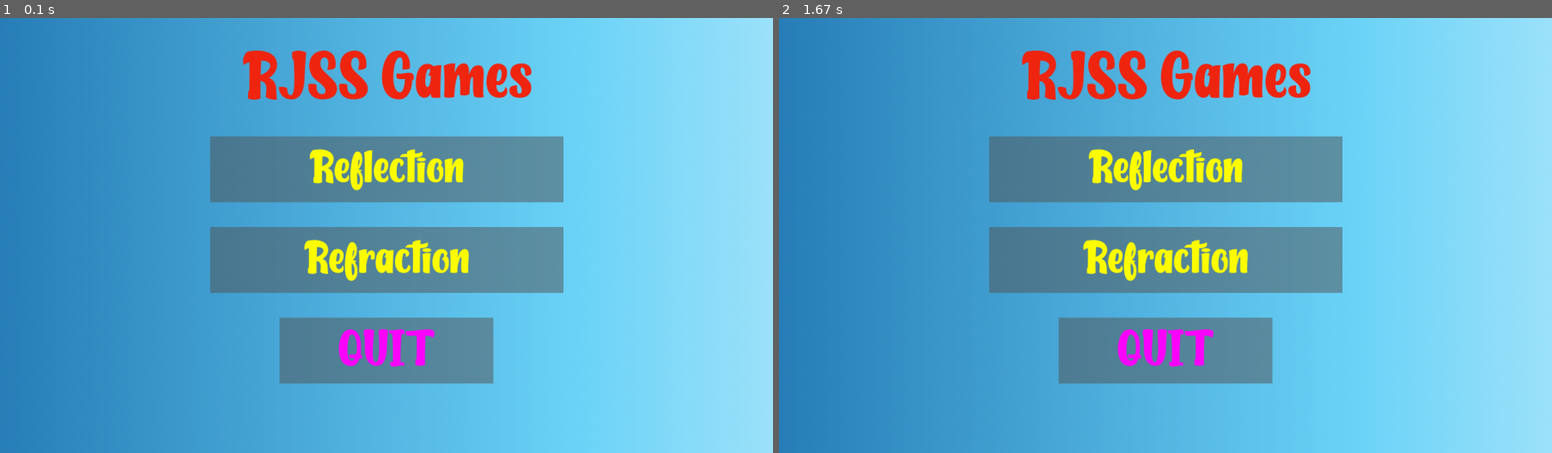
Above: before the commit, frames 1-2 (left to right).
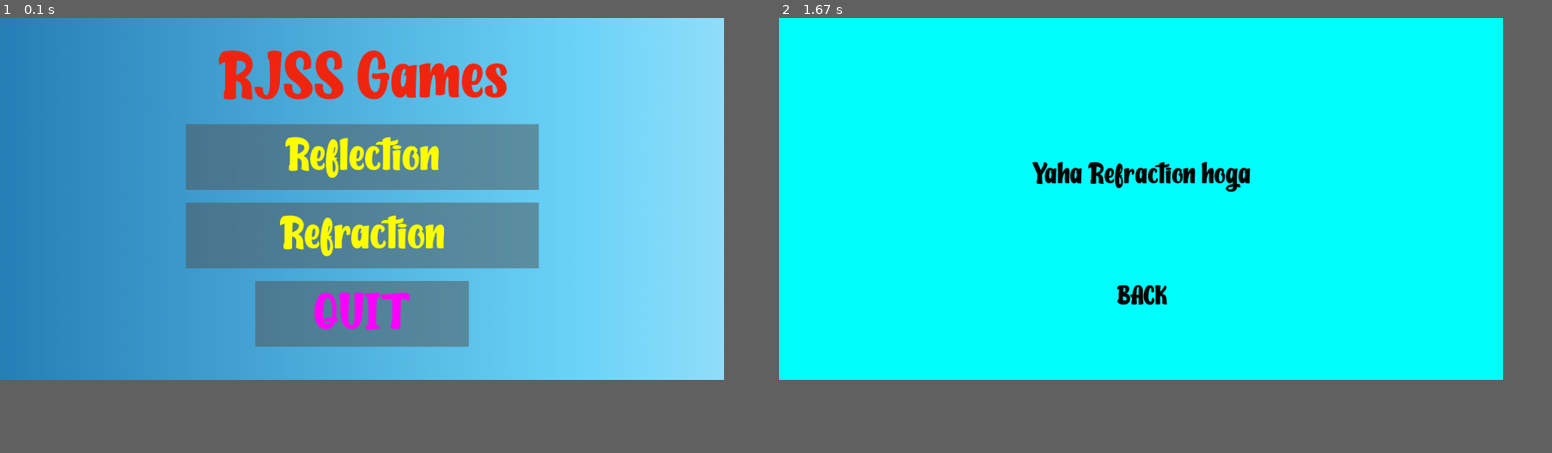
Above: after the commit, the same moments.

Repository: jasmit21/Educational_GameDev
Game: pygame game, started from Menu-System-PyGame-main/main.py
Same seed, same stepped clock (60 frames per second), same inputs: the game is played once before the commit and once after it.
Inputs (mouse positions are in pixels of both pictures, inside the frame that each line leads up to):
- Up to frame 1 (0.1 s): no input
- Up to frame 2 (1.67 s): click (1111, 213) at 0.38 s
The window is 900x506 before the commit and 843x421 after it. Grey fills any space a smaller window leaves; there, only what the larger window draws over its background counts as a difference.

The runs differ from the first frame. In frame 1, 33% of the frame differs, in the area x 0-87%, y 7-100%; in frame 2, 92%, in the area x 0-94%, y 0-100%.

Commit message:
Menu updated

Diff:
--- a/Menu-System-PyGame-main/main.py
+++ b/Menu-System-PyGame-main/main.py
@@ -3,7 +3,7 @@
 
 pygame.init()
 
-SCREEN = pygame.display.set_mode((1280, 720))
+SCREEN = pygame.display.set_mode((1200, 600))
 pygame.display.set_caption("RJSS Games")
 
 BG = pygame.image.load("assets/Cool Sky.jpg")
@@ -44,10 +44,10 @@
         SCREEN.fill("Cyan")
 
         OPTIONS_TEXT = get_font(45).render("Yaha Refraction hoga", True, "Black")
-        OPTIONS_RECT = OPTIONS_TEXT.get_rect(center=(640, 260))
+        OPTIONS_RECT = OPTIONS_TEXT.get_rect(center=(600, 260))
         SCREEN.blit(OPTIONS_TEXT, OPTIONS_RECT)
 
-        OPTIONS_BACK = Button(image=None, pos=(640, 460),
+        OPTIONS_BACK = Button(image=None, pos=(600, 460),
                             text_input="BACK", font=get_font(40), base_color="Black", hovering_color="Green")
 
         OPTIONS_BACK.changeColor(OPTIONS_MOUSE_POS)
@@ -70,13 +70,13 @@
         MENU_MOUSE_POS = pygame.mouse.get_pos()
 
         MENU_TEXT = get_font(100).render("RJSS Games", True, "#f12711")
-        MENU_RECT = MENU_TEXT.get_rect(center=(640, 100))
+        MENU_RECT = MENU_TEXT.get_rect(center=(600, 100))
 
-        PLAY_BUTTON = Button(image=pygame.image.load("assets/Options Rect.png"), pos=(640, 250),
+        PLAY_BUTTON = Button(image=pygame.image.load("assets/Options Rect.png"), pos=(600, 230),
                             text_input="Reflection", font=get_font(70), base_color="Yellow", hovering_color="White")
-        OPTIONS_BUTTON = Button(image=pygame.image.load("assets/Options Rect.png"), pos=(640, 400),
+        OPTIONS_BUTTON = Button(image=pygame.image.load("assets/Options Rect.png"), pos=(600, 360),
                             text_input="Refraction", font=get_font(70), base_color="Yellow", hovering_color="White")
-        QUIT_BUTTON = Button(image=pygame.image.load("assets/Quit Rect.png"), pos=(640, 550),
+        QUIT_BUTTON = Button(image=pygame.image.load("assets/Quit Rect.png"), pos=(600, 490),
                             text_input="QUIT", font=get_font(75), base_color="Magenta", hovering_color="White")
 
         SCREEN.blit(MENU_TEXT, MENU_RECT)
